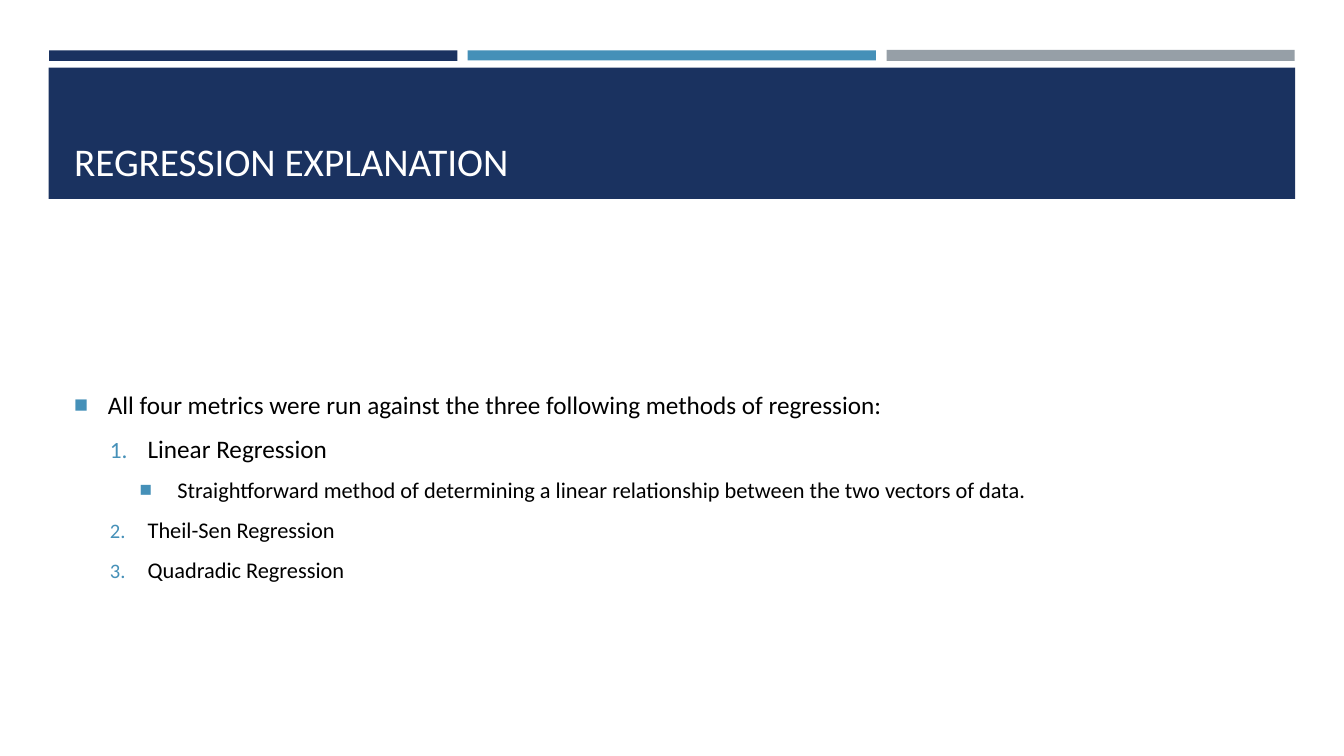
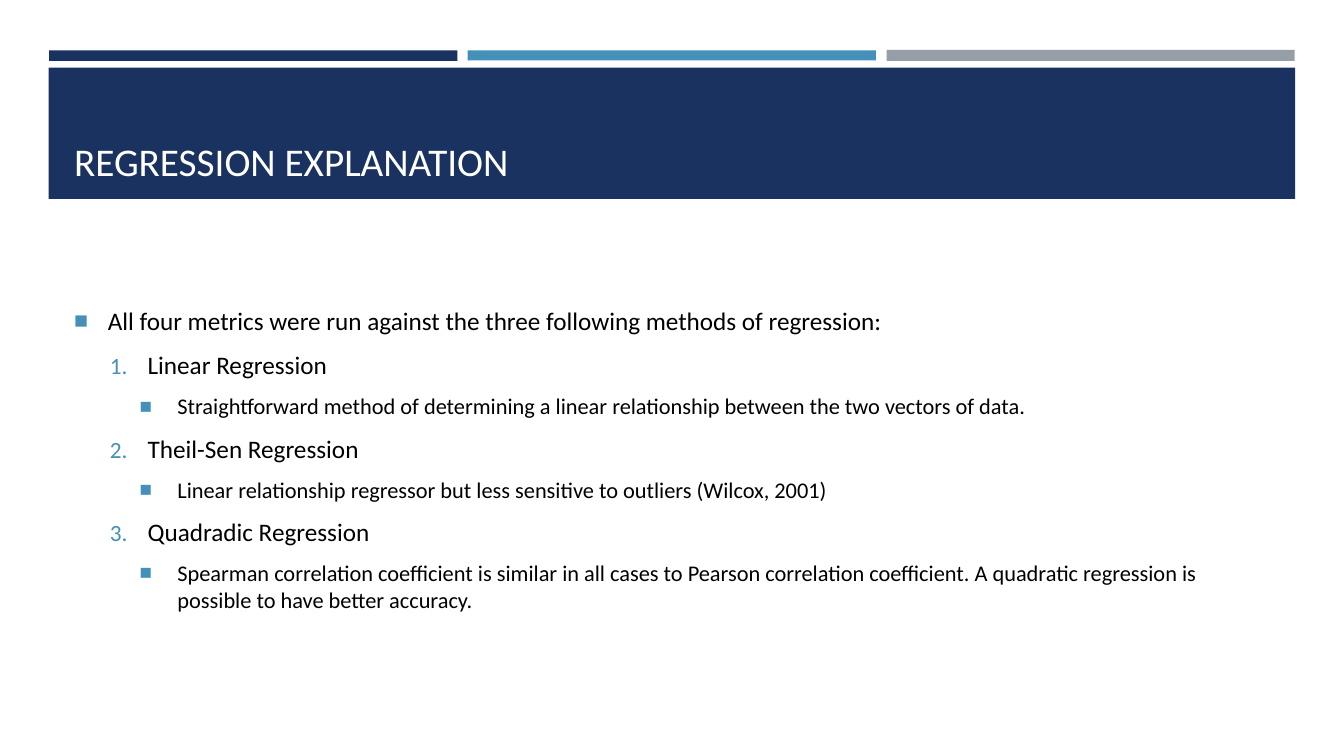
Before and after one commit to ChrisAcornleyPhD/CAP512Data, a slide deck: slide 28 of scripts/CAP512.pptx (slide 25 before the commit). Drawn at 1344x756 pixels with LibreOffice and Linux fonts; fonts in the diff are those of the drawing. Boxes give left, top, right and bottom in pixels: in the first picture for what was removed or moved away, otherwise in the second. Text is boxed around its words. In the diff, an @@ line names an element or a change of style, - is before the commit and + after.

```diff
--- a/scripts/CAP512.pptx
+++ b/scripts/CAP512.pptx
@@ text at (x1=148, y1=440, x2=370, y2=546): size 16 to 18 pt in "Theil-Sen Regression", "Quadradic Regression" @@
@@ text at (x1=177, y1=482, x2=826, y2=502): paragraph added @@
+    ■ Linear relationship regressor but less sensitive to outliers (Wilcox, 2001)
@@ text at (x1=177, y1=565, x2=1196, y2=612): paragraph added @@
+    ■ Spearman correlation coefficient is similar in all cases to Pearson correlation coefficient. A quadratic regression is possible to have better accuracy.
```
Also in this commit, not shown: 15 other slides changed, 10 slides added.
